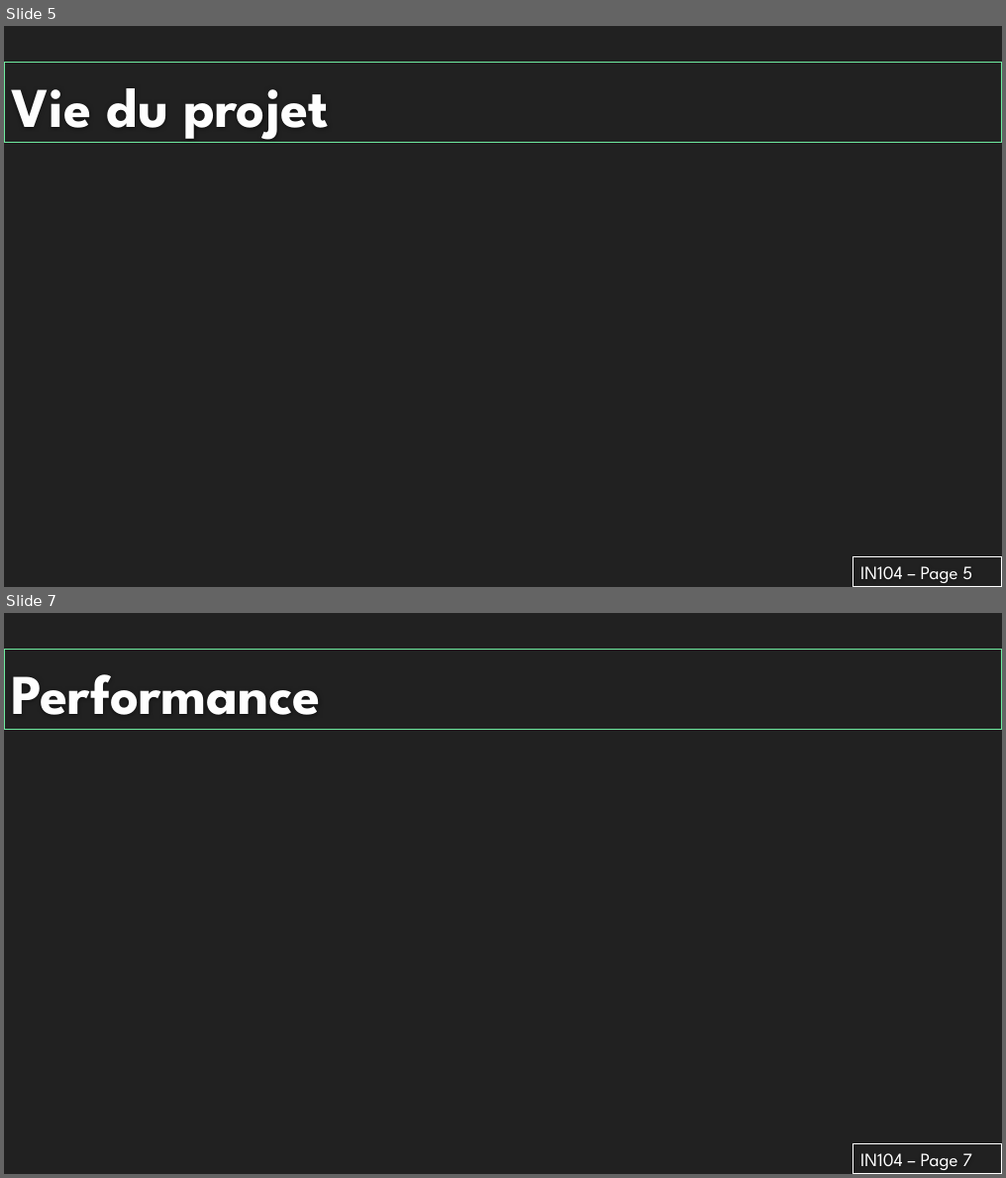
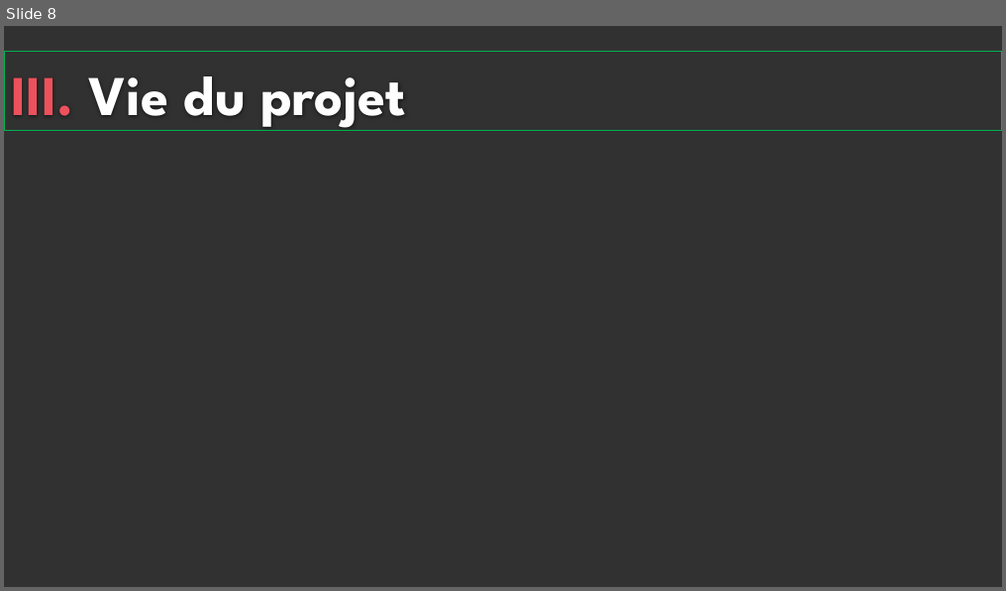
Before and after one commit to laurentlam/labyrinth_solving, a slide deck: Livrables/Présentation.pptx. Shown one above the other, each under a label of ours: slides 5 and 7 before the commit, slide 8 after it; the slides between them are not shown. The pictures are 1006x1178 and 1006x591 pixels, drawn with LibreOffice and Linux fonts; fonts in the diff are those of the drawing; background and template pictures are left out. Boxes give left, top, right and bottom in pixels: in the first picture for what was removed or moved away, otherwise in the second. Text is boxed around its words. In the diff, an @@ line names an element or a change of style, - is before the commit and + after.

```diff
--- a/Livrables/Présentation.pptx
+++ b/Livrables/Présentation.pptx
@@ slide 7 removed at (4, 613, 1002, 1174), background #212121 @@
@@ title removed at (4, 650, 1002, 729) @@
-Performance
@@ rectangle removed at (853, 1145, 1002, 1174) @@
-IN104 – Page 7
@@ what was slide 5 is now slide 8 @@
@@ slide 8 changed as well @@
@@ background #212121 to #313131 @@
@@ title "III. Vie du projet": place and size @@
-title "III. Vie du projet" at (4, 63, 1002, 142)
+title "III. Vie du projet" at (4, 52, 1002, 131)
@@ title "III. Vie du projet" at (4, 52, 1002, 131): outline #6FEBA0 0.75 pt to #00B050 0.75 pt @@
@@ title at (12, 76, 406, 131): text changed @@
-Vie du projet
+III. Vie du projet
@@ rectangle removed at (853, 558, 1002, 587) @@
-IN104 – Page 5
```
Also in this commit, not shown: 4 other slides changed, 6 slides added, 2 other slides removed.
